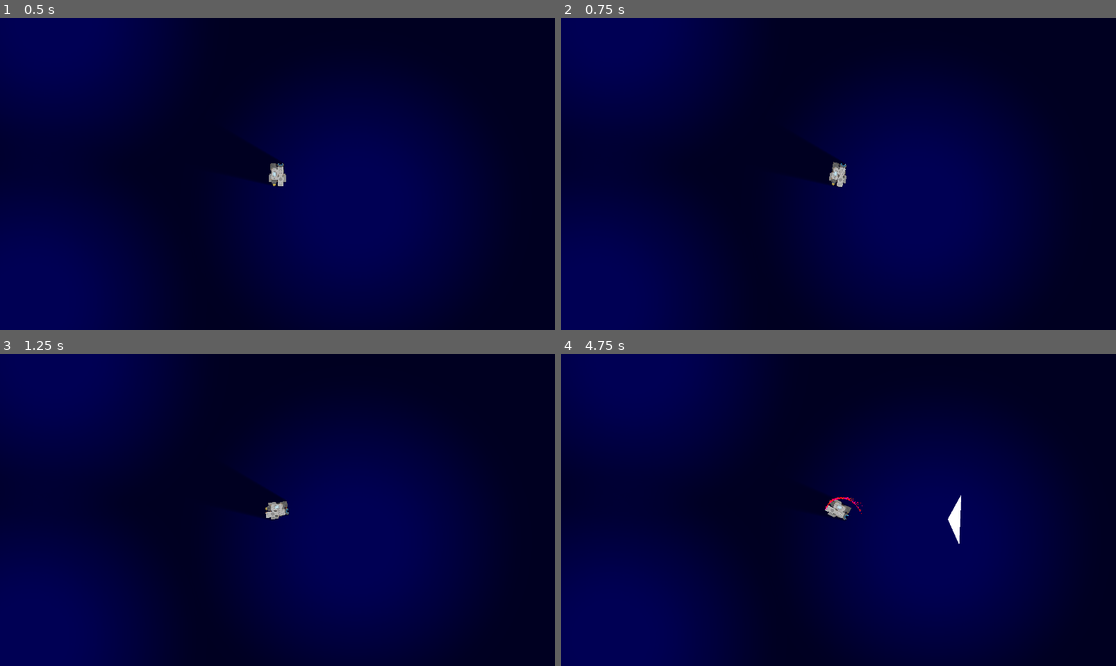
Above: before the commit, frames 1-4 (two rows, left to right).
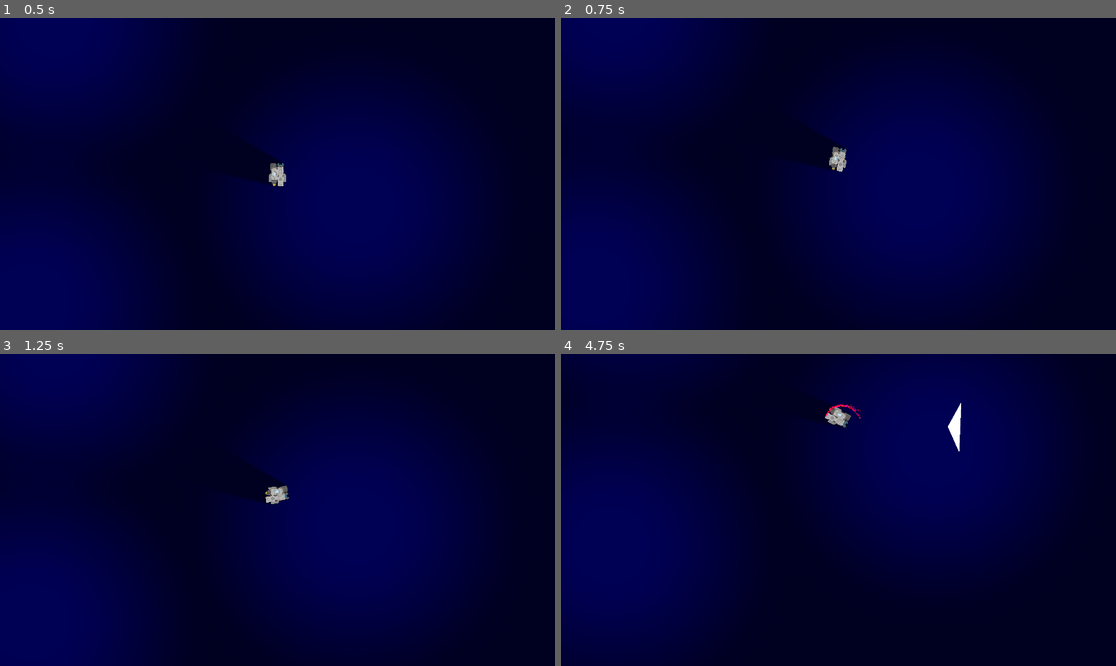
Above: after the commit, the same moments.

Repository: yimmit303/Global-Game-Jam-2020
Game: Godot game, scene res://Scenes/Root.tscn
Two runs of this game, one before a commit and one after it. Both use one fixed random seed, a clock stepped at 60 frames per second and the inputs below.
Inputs:
- Up to frame 1 (0.5 s): no input
- Up to frame 2 (0.75 s): tap Enter at 0.5 s; hold D (move_right) from 0.53 s (still down); tap Space (gravity_beam) at 0.6 s
- Up to frame 3 (1.25 s): keep holding D (move_right)
- Up to frame 4 (4.75 s): release D (move_right) at 1.28 s; hold S (move_backwards) 1.28-2.03 s; tap Space (gravity_beam) every 0.75 s from 1.35 to 4.35 s; hold D (move_right) 2.03-2.78 s; hold W (move_forward) 2.78-3.53 s; hold A (move_left) from 3.53 s (still down)

Frame 1 is identical in both runs. In frame 2, 0.5% of the frame differs, in the area x 44-52%, y 39-55%; in frame 3, 0.6%; in frame 4, 28%, in the area x 0-86%, y 0-100%.

Commit message:
Added world.gd

Diff:
--- a/Scenes/Root.tscn
+++ b/Scenes/Root.tscn
@@ -1,13 +1,15 @@
-[gd_scene load_steps=4 format=2]
+[gd_scene load_steps=5 format=2]
 
 [ext_resource path="res://Scenes/Player.tscn" type="PackedScene" id=1]
 [ext_resource path="res://Scenes/Enemy_Basic.tscn" type="PackedScene" id=2]
 [ext_resource path="res://Resources/Images/Light_texture.png" type="Texture" id=3]
+[ext_resource path="res://Scripts/World.gd" type="Script" id=4]
 
 [node name="Root" type="Node2D"]
 
 [node name="World" type="Node2D" parent="."]
 position = Vector2( 205.601, 85.8556 )
+script = ExtResource( 4 )
 
 [node name="Light2D" type="Light2D" parent="World"]
 position = Vector2( -3.16309, -5.87433 )
--- /dev/null
+++ b/Scripts/World.gd
@@ -0,0 +1,16 @@
+extends Node2D
+
+
+# Declare member variables here. Examples:
+# var a = 2
+# var b = "text"
+
+
+# Called when the node enters the scene tree for the first time.
+func _ready():
+	pass # Replace with function body.
+
+
+func _input(event):
+	if Input.is_action_just_pressed("gravity_beam"):
+		load("res://Scripts/CameraShake.gd").shake_camera(get_node("../CanvasLayer/Player/Camera2D"), 1.0)
